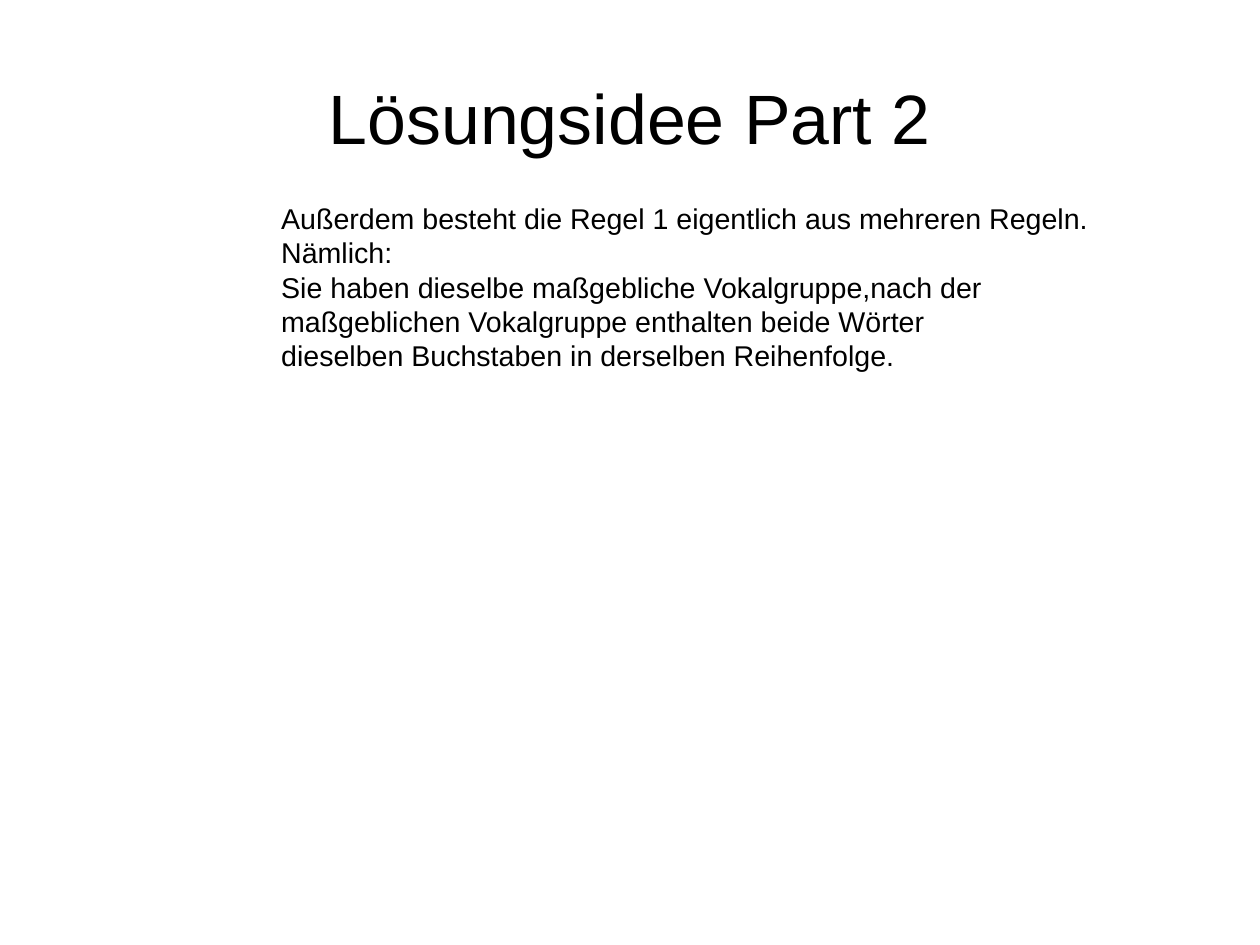
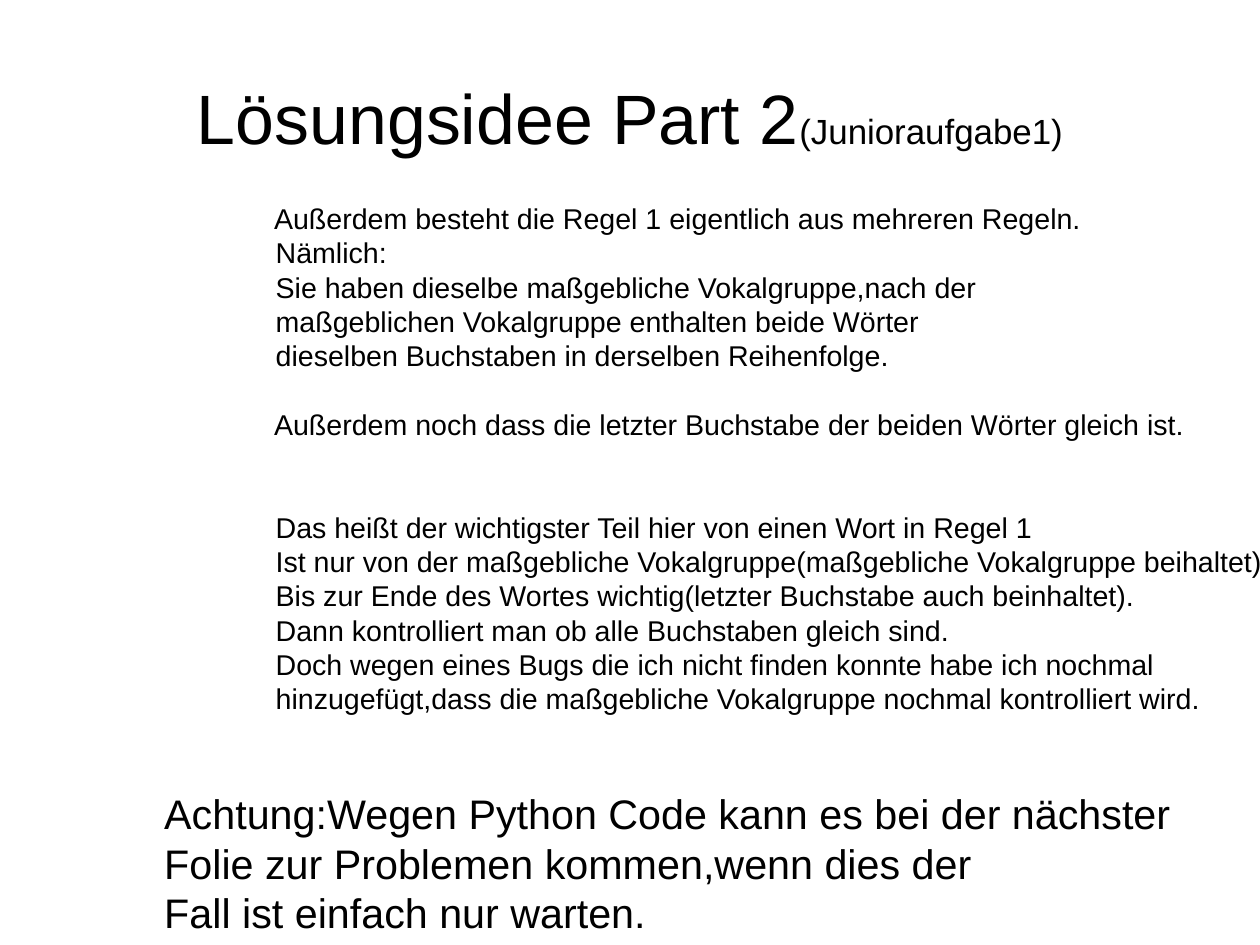
Before and after one commit to HalfHeartGuy/Jugendwettbewerb_archive, a slide deck: slide 2 of aktueell_JWINF2022/Task1/DokumentationErsteAufgabeJWBINF2022.odp. Drawn at 1260x945 pixels with LibreOffice and Linux fonts; fonts in the diff are those of the drawing. Boxes give left, top, right and bottom in pixels: in the first picture for what was removed or moved away, otherwise in the second. Text is boxed around its words. In the diff, an @@ line names an element or a change of style, - is before the commit and + after.

```diff
--- a/aktueell_JWINF2022/Task1/DokumentationErsteAufgabeJWBINF2022.odp
+++ b/aktueell_JWINF2022/Task1/DokumentationErsteAufgabeJWBINF2022.odp
@@ title at bbox=[197, 93, 1062, 157]: text changed @@
-Lösungsidee Part 2
+Lösungsidee Part 2(Junioraufgabe1)
@@ text added at bbox=[274, 208, 1260, 715], 18 pt, text #000000 @@
+Außerdem besteht die Regel 1 eigentlich aus mehreren Regeln.
+Nämlich:
+Sie haben dieselbe maßgebliche Vokalgruppe,nach der
+maßgeblichen Vokalgruppe enthalten beide Wörter
+dieselben Buchstaben in derselben Reihenfolge.
+Außerdem noch dass die letzter Buchstabe der beiden Wörter gleich ist.
+Das heißt der wichtigster Teil hier von einen Wort in Regel 1
+Ist nur von der maßgebliche Vokalgruppe(maßgebliche Vokalgruppe beihaltet)
+Bis zur Ende des Wortes wichtig(letzter Buchstabe auch beinhaltet).
+Dann kontrolliert man ob alle Buchstaben gleich sind.
+Doch wegen eines Bugs die ich nicht finden konnte habe ich nochmal
+hinzugefügt,dass die maßgebliche Vokalgruppe nochmal kontrolliert wird.
@@ text removed at bbox=[281, 208, 1087, 372] @@
-Außerdem besteht die Regel 1 eigentlich aus mehreren Regeln.
-Nämlich:
-Sie haben dieselbe maßgebliche Vokalgruppe,nach der
-maßgeblichen Vokalgruppe enthalten beide Wörter
-dieselben Buchstaben in derselben Reihenfolge.
@@ text added at bbox=[164, 799, 1170, 929], 26 pt, text #000000 @@
+Achtung:Wegen Python Code kann es bei der nächster
+Folie zur Problemen kommen,wenn dies der
+Fall ist einfach nur warten.
```
Also in this commit, not shown: 1 other slide changed, 4 slides added, 1 slide removed, 1 other file.
